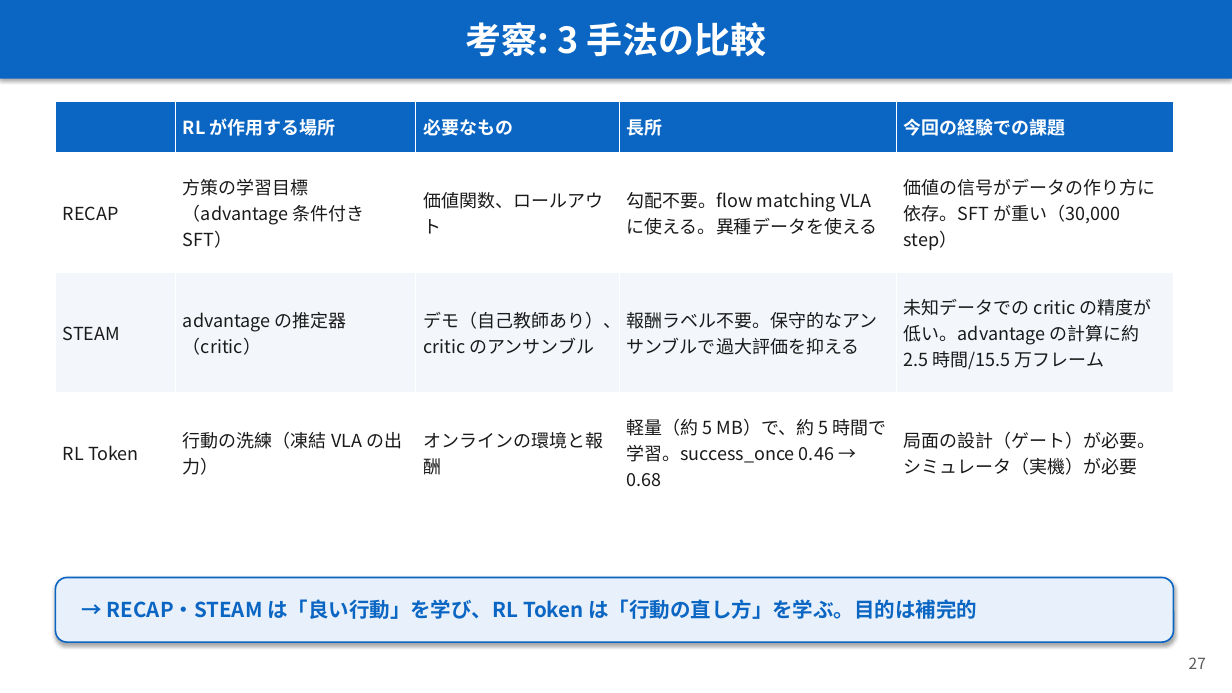
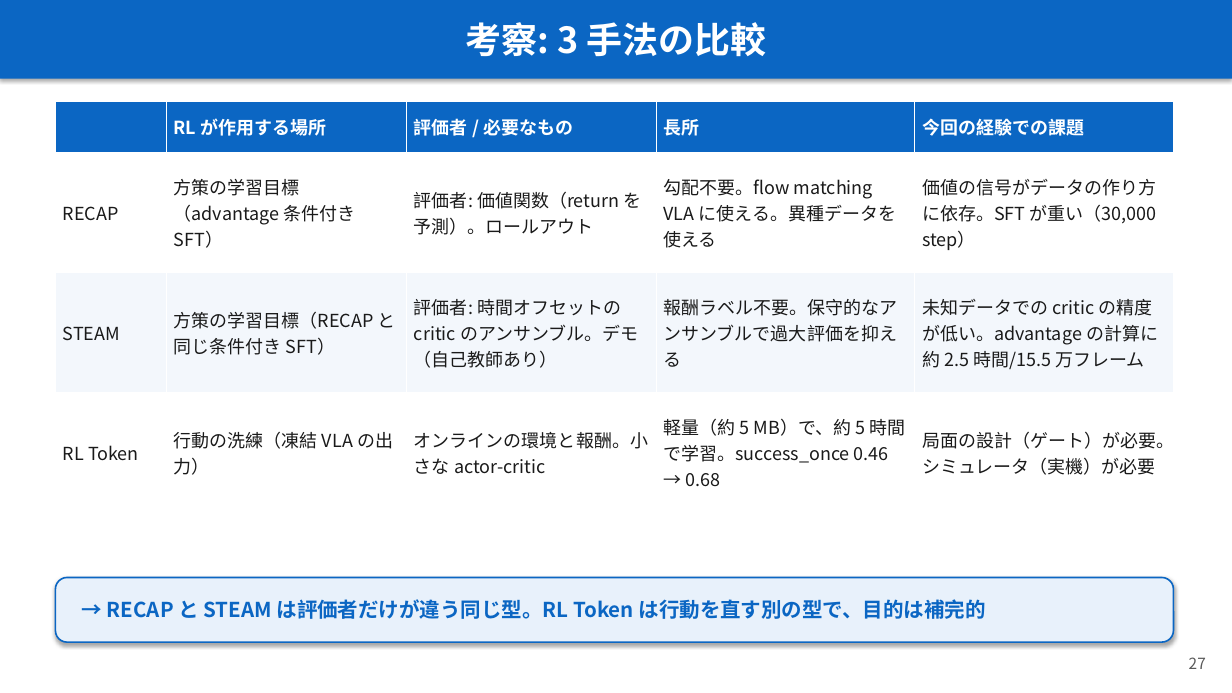
Before and after one commit to Junhand/libero_RL, a slide deck: slide 27 of docs/RECAP_STEAM_RLToken.pptx. Drawn at 1232x693 pixels with LibreOffice and Linux fonts; fonts in the diff are those of the drawing. Boxes give left, top, right and bottom in pixels: in the first picture for what was removed or moved away, otherwise in the second. Text is boxed around its words. In the diff, an @@ line names an element or a change of style, - is before the commit and + after.

```diff
--- a/docs/RECAP_STEAM_RLToken.pptx
+++ b/docs/RECAP_STEAM_RLToken.pptx
@@ table at box(55, 102, 1174, 513) @@
-row 1, column 3: 必要なもの
+row 1, column 3: 評価者 / 必要なもの
-row 2, column 3: 価値関数、ロールアウト
+row 2, column 3: 評価者: 価値関数（return を予測）。ロールアウト
-row 3, column 2: advantage の推定器（critic）
+row 3, column 2: 方策の学習目標（RECAP と同じ条件付き SFT）
-row 3, column 3: デモ（自己教師あり）、critic のアンサンブル
+row 3, column 3: 評価者: 時間オフセットの critic のアンサンブル。デモ（自己教師あり）
-row 4, column 3: オンラインの環境と報酬
+row 4, column 3: オンラインの環境と報酬。小さな actor-critic
@@ text in rounded rectangle at box(107, 599, 986, 619): text changed @@
-→ RECAP・STEAM は「良い行動」を学び、RL Token は「行動の直し方」を学ぶ。目的は補完的
+→ RECAP と STEAM は評価者だけが違う同じ型。RL Token は行動を直す別の型で、目的は補完的
```
Also in this commit, not shown: 3 other slides changed, 1 other file.
